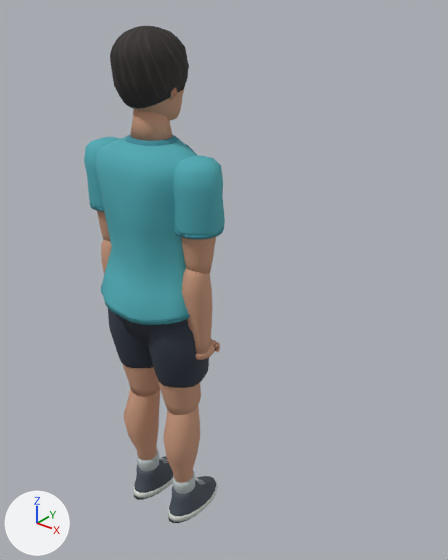
A saved change to the Blender file models/ground-crew.blend.
Before and after are seen from a 50 mm lens placed at (1.315, -1.29, 1.84), pointed at (0.219, 0.08, 0.991). Every picture has the same lights, and +X, +Y and +Z are marked at lower left. The first picture is the older version.

The first picture shows 'HairSwept', 'Head', 'L_ArmUpper', 'L_LegEnd', 'L_LegLower', 'L_LegUpper', 'R_ArmLower', 'R_ArmUpper', 'R_LegEnd', 'R_LegLower', 'R_LegUpper', 'Torso' and 2 more.
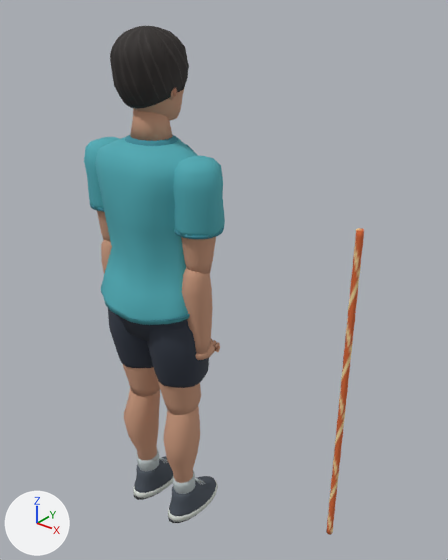
Where the change shows, as pixel boxes [x1, y1, x2, y2] in the pictures (448 x 560 px):
'WingHandlingLine', added (brown)
    after: [326, 228, 364, 535]

The change, as a list of edits to the scene's bpy script:
```text
Add mat_braided_handling_cord:
    mat_braided_handling_cord = bpy.data.materials.new('Braided handling cord')
    mat_braided_handling_cord.use_nodes = True; mat_braided_handling_cord.node_tree.nodes.clear()
    _N = mat_braided_handling_cord.node_tree.nodes; _L = mat_braided_handling_cord.node_tree.links
    n0 = _N.new('ShaderNodeBsdfPrincipled'); n0.name = 'プリンシプルBSDF'
    n0.inputs[2].default_value = 0.93  # 'Roughness'
    n1 = _N.new('ShaderNodeOutputMaterial'); n1.name = 'マテリアル出力'
    n2 = _N.new('ShaderNodeVertexColor'); n2.name = 'カラー属性'
    n2.layer_name = 'Sheath and tracer'
    _L.new(n0.outputs[0], n1.inputs[0])  # 'BSDF' to 'Surface'
    _L.new(n2.outputs[0], n0.inputs[0])  # 'Color' to 'Base Color'
Add me_wing_line_braided_sheath:
    me_wing_line_braided_sheath.from_pydata(...)  # 780 vertices, 770 faces; spans x -0.01..0.01, y -0.01..0.01, z 0.0..1.0
    me_wing_line_braided_sheath.materials.append(mat_braided_handling_cord)
Add ob_winghandlingline:
    ob_winghandlingline = bpy.data.objects.new('WingHandlingLine', me_wing_line_braided_sheath)
    ob_winghandlingline.location = (0.7, 0.0, 0.3)
```
